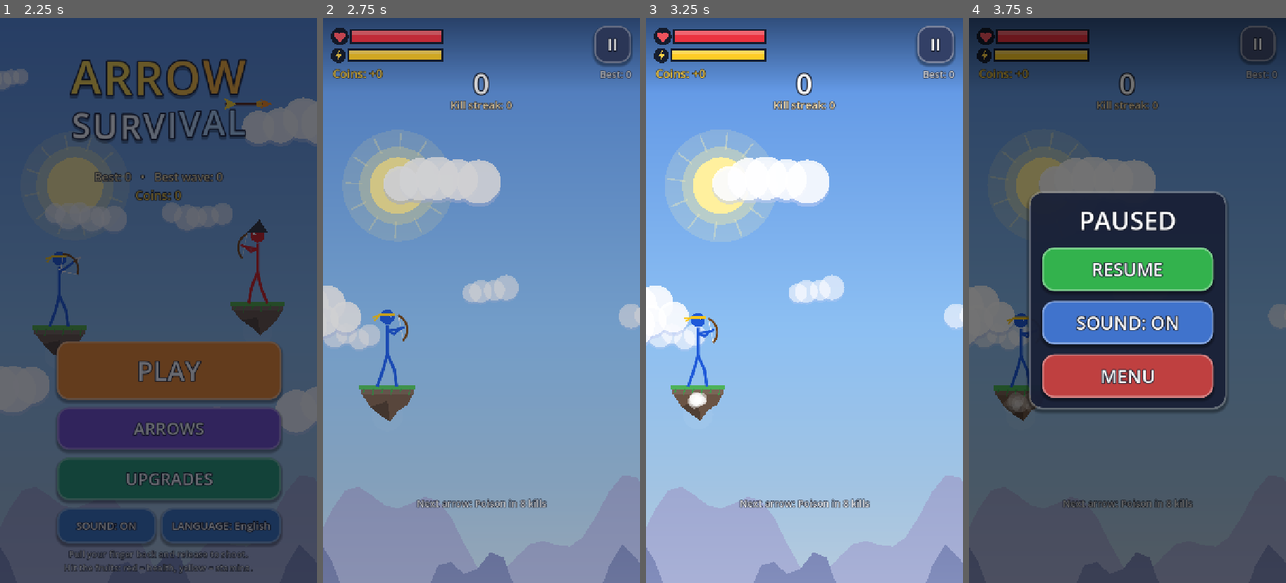
Above: before the commit, frames 1-4 (left to right).
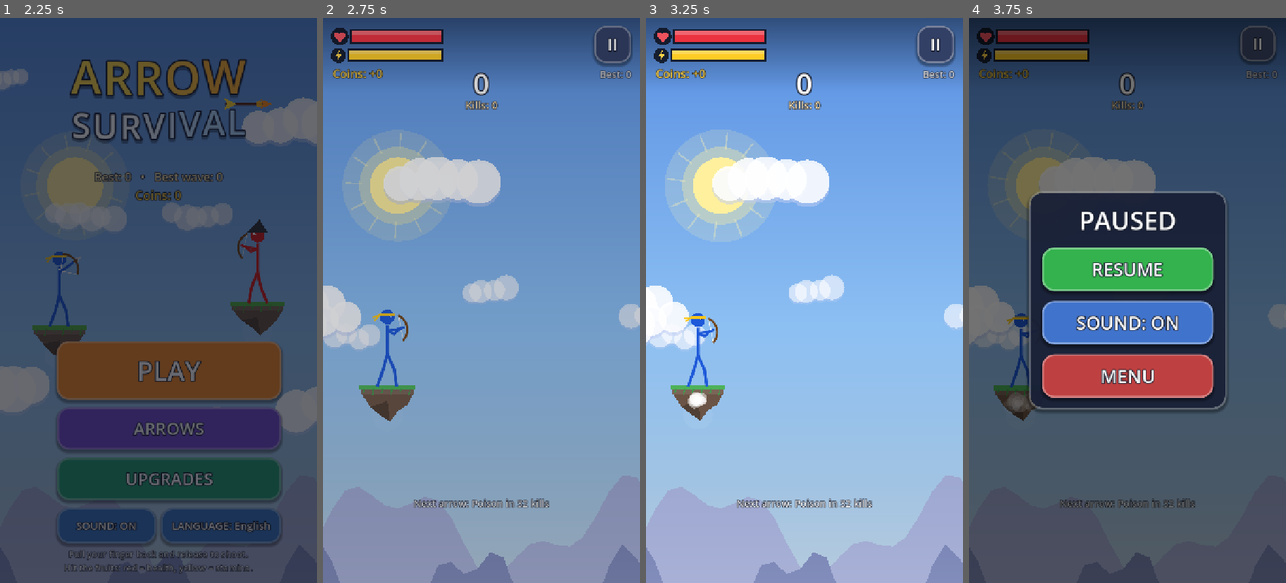
Above: after the commit, the same moments.

Repository: RenanSantosF/Game-Arrow-survival
Game: Godot game, scene res://scenes/menu.tscn
Two runs of this game, one before a commit and one after it. Both use one fixed random seed, a clock stepped at 60 frames per second and the inputs below.
Inputs (mouse positions are in pixels of both pictures, inside the frame that each line leads up to):
- Up to frame 1 (2.25 s): move the mouse to (228, 272) at 0.52 s; click (228, 272) at 0.67 s; click "PLAY" at 1.25 s; click "PLAY" at 2 s
- Up to frame 2 (2.75 s): no input
- Up to frame 3 (3.25 s): click "II" at 2.75 s
- Up to frame 4 (3.75 s): click "II" at 3.5 s

Frame 1 is identical in both runs. In frame 2, 0.7% of the frame differs, in the area x 28-72%, y 14-87%; in frame 3, 0.7%; in frame 4, 0.5%.

Commit message:
Versão 1.0.3: mais difícil, anúncio a cada partida, flechas por abates totais e fechamento sem erro
- Botão voltar no menu: salva e encerra o processo direto no Android
  (o encerramento normal do motor derrubava o app: 'o app parou')
- Dificuldade chega ao máximo na onda 13 (antes 29): inimigos miram melhor,
  atiram mais rápido, têm mais vida e dano; mais inimigos por onda; vida
  inicial 120; menos cura entre ondas e menos frutas
- Intersticial ao fim de toda partida, inclusive saindo pela pausa
- Flechas liberam pela soma de abates de todas as partidas (meta = 4x o
  valor antigo, ex.: Veneno 32); saves antigos recebem o que já alcançaram
- Mais moedas: +2 por inimigo e bônus de onda maior; melhorias pedem ondas
  2/4/6/9/12 (antes 3/6/10/15/20)
- Tela de derrota mostra quantos abates faltam para a próxima flecha
- Notas da versão 1.0.3 (pt/en/es)

Co-Authored-By: Claude Opus 5.5 <noreply@anthropic.com>
Claude-Session: https://claude.ai/code/session_01X9YghdZQbLfJyzDAnjciDu

Diff:
--- a/scripts/autoload/ads.gd
+++ b/scripts/autoload/ads.gd
@@ -1,10 +1,8 @@
 extends Node
 ## Anúncios (Google AdMob) com regras para não incomodar o jogador:
 ##
-## - Nunca há anúncio ao abrir o app, e nenhum anúncio obrigatório na 1ª sessão
-##   (a primeira vez que o jogo é aberto depois de instalado).
-## - Intersticial só entre partidas (ao tocar em "Jogar de novo" ou "Menu"),
-##   no máximo a cada INTERSTITIAL_EVERY partidas e com intervalo mínimo de tempo.
+## - Nunca há anúncio ao abrir o app.
+## - Intersticial ao fim de TODA partida (ao tocar em "Jogar de novo" ou "Menu").
 ## - Anúncio premiado é sempre opcional: o jogador escolhe assistir para ganhar algo
 ##   (continuar de onde parou, dobrar as moedas da partida, moedas grátis no Arsenal).
 ## - Sem banners durante o jogo.
@@ -22,8 +20,8 @@
 const TEST_REWARDED_ID := "ca-app-pub-3940256099942544/5224354917"
 
 const INTERSTITIAL_EVERY := 1          ## Partidas entre intersticiais (1 = toda partida).
-const MIN_SECONDS_BETWEEN := 60.0      ## Intervalo mínimo entre intersticiais.
-const MIN_GAME_SECONDS := 25.0         ## Partidas muito curtas não contam.
+const MIN_SECONDS_BETWEEN := 0.0       ## Sem intervalo mínimo: anúncio em toda partida.
+const MIN_GAME_SECONDS := 0.0          ## Toda partida conta, mesmo curta.
 
 var _enabled := false
 var _interstitial: InterstitialAd = null
@@ -93,7 +91,6 @@
 	var allowed := (
 		_enabled
 		and _interstitial != null
-		and GameData.sessions >= 2
 		and _games_since_ad >= INTERSTITIAL_EVERY
 		and now - _last_ad_time >= MIN_SECONDS_BETWEEN
 	)
--- a/scripts/autoload/game_data.gd
+++ b/scripts/autoload/game_data.gd
@@ -17,7 +17,8 @@
 	"leg": 0.7,
 }
 
-## Flechas disponíveis. "unlock" = abates seguidos (sem morrer) para desbloquear.
+## Flechas disponíveis. "unlock" define a ordem/preço; a flecha libera ao somar
+## arrow_kill_goal() abates no TOTAL (todas as partidas juntas).
 ## "stamina" = custo de um tiro com o arco TOTALMENTE puxado; tiros mais fracos
 ## gastam menos (veja PlayerArcher.shot_cost()).
 const ARROWS := [
@@ -106,7 +107,9 @@
 ## Nível máximo: a flecha vira MESTRE e ganha +10% de dano extra.
 const MASTER_BONUS := 0.1
 ## Melhorias do arqueiro exigem também chegar a certas ondas (por nível).
-const UPGRADE_WAVE_REQ := [0, 3, 6, 10, 15, 20]
+const UPGRADE_WAVE_REQ := [0, 2, 4, 6, 9, 12]
+## Abates totais por ponto de "unlock" da flecha (Veneno 8 -> 32 abates no total).
+const KILLS_PER_UNLOCK := 4
 ## Moedas grátis por anúncio premiado no Arsenal (até FREE_COIN_ADS_PER_DAY por dia).
 const FREE_COIN_REWARD := 40
 const FREE_COIN_ADS_PER_DAY := 3
@@ -210,7 +213,7 @@
 
 
 func player_max_hp() -> float:
-	return 150.0 + 20.0 * upgrade_level("hp")
+	return 120.0 + 20.0 * upgrade_level("hp")
 
 
 func damage_mult() -> float:
@@ -327,7 +330,7 @@
 	add_coins(FREE_COIN_REWARD)
 
 
-## Preço para comprar uma flecha ainda bloqueada (sem precisar dos abates seguidos).
+## Preço para comprar uma flecha ainda bloqueada (sem esperar os abates).
 func arrow_unlock_cost(id: String) -> int:
 	return 40 + int(get_arrow(id)["unlock"]) * 4
 
@@ -425,11 +428,29 @@
 		save_data()
 
 
-## Desbloqueia as flechas cuja meta foi atingida. Retorna as recém-desbloqueadas.
-func check_unlocks(kills_in_a_row: int) -> Array:
+## Abates no total (somando todas as partidas) para liberar a flecha.
+func arrow_kill_goal(def: Dictionary) -> int:
+	return int(def["unlock"]) * KILLS_PER_UNLOCK
+
+
+## Próxima flecha que vai liberar pelos abates (vazio se não há mais).
+func next_unlock() -> Dictionary:
+	for a in ARROWS:
+		if not unlocked.has(a["id"]):
+			return a
+	return {}
+
+
+func kills_to_unlock(def: Dictionary) -> int:
+	return maxi(arrow_kill_goal(def) - total_kills, 1)
+
+
+## Desbloqueia as flechas cuja meta de abates totais foi atingida.
+## Retorna as recém-desbloqueadas.
+func check_unlocks() -> Array:
 	var new_ones: Array = []
 	for a in ARROWS:
-		if kills_in_a_row >= a["unlock"] and not unlocked.has(a["id"]):
+		if total_kills >= arrow_kill_goal(a) and not unlocked.has(a["id"]):
 			unlocked.append(a["id"])
 			# Equipa sozinha se houver espaço livre.
 			equip(a["id"])
@@ -446,6 +467,17 @@
 
 func add_kill() -> void:
 	total_kills += 1
+
+
+## Fecha o app pelo botão voltar. No Android o encerramento normal do motor
+## (get_tree().quit()) derrubava o app e aparecia "o app parou"; aqui salvamos
+## e encerramos o processo direto, sem passar pelo desligamento que travava.
+func quit_game(tree: SceneTree) -> void:
+	save_data()
+	if OS.get_name() == "Android":
+		OS.kill(OS.get_process_id())
+	else:
+		tree.quit()
 
 
 ## Salva o resultado da partida. Retorna true se for um novo recorde.
@@ -535,6 +567,10 @@
 	if not loadout.has("normal"):
 		loadout.push_front("normal")
 	loadout.resize(mini(loadout.size(), arrow_slots))
+	# Libera as flechas que o total de abates já alcançou (regra nova).
+	for a in ARROWS:
+		if total_kills >= arrow_kill_goal(a) and not unlocked.has(a["id"]):
+			unlocked.append(a["id"])
 	if not is_equipped(selected_arrow):
 		selected_arrow = "normal"
 
--- a/scripts/autoload/lang.gd
+++ b/scripts/autoload/lang.gd
@@ -26,15 +26,16 @@
 	"NOVO RECORDE!": "NEW RECORD!",
 	"Recorde: %d": "Best: %d",
 	"Onda %d  •  %s": "Wave %d  •  %s",
-	"Abates seguidos: %d   •   Na cabeça: %d\nTempo: %d:%02d": "Kill streak: %d   •   Headshots: %d\nTime: %d:%02d",
+	"Abates: %d   •   Na cabeça: %d\nTempo: %d:%02d": "Kills: %d   •   Headshots: %d\nTime: %d:%02d",
 	"+%d moedas  (total: %d)": "+%d coins  (total: %d)",
 	"Flecha desbloqueada: %s!": "Arrow unlocked: %s!",
 	"CONTINUAR DE ONDE PAROU\n(ver anúncio)": "CONTINUE WHERE YOU LEFT\n(watch ad)",
 	"DOBRAR MOEDAS: +%d  (ver anúncio)": "DOUBLE COINS: +%d  (watch ad)",
 	"JOGAR DE NOVO": "PLAY AGAIN",
 	# HUD e partida
-	"Abates seguidos: 0": "Kill streak: 0",
-	"Abates seguidos: %d": "Kill streak: %d",
+	"Abates: 0": "Kills: 0",
+	"Abates: %d": "Kills: %d",
+	"Faltam %d abates para a flecha %s!": "%d more kills for the %s arrow!",
 	"Abates: %d   •   Restam: %d": "Kills: %d   •   Left: %d",
 	"Moedas: +%d": "Coins: +%d",
 	"ONDA %d": "WAVE %d",
@@ -112,7 +113,7 @@
 	"Experiência completa!": "Experience complete!",
 	"Experiência %d/%d  PRONTA!": "Experience %d/%d  READY!",
 	"Experiência %d/%d (use nas partidas)": "Experience %d/%d (use it in runs)",
-	"Dano %d   •   Estamina %d\nou libere com %d abates seguidos": "Damage %d   •   Stamina %d\nor unlock with a %d kill streak",
+	"Dano %d   •   Estamina %d\nou libere com %d abates no total": "Damage %d   •   Stamina %d\nor unlock at %d total kills",
 	"Dano %d   •   Estamina %d\nMESTRE: +10%% de dano extra e brilho dourado!": "Damage %d   •   Stamina %d\nMASTER: +10%% extra damage and golden glow!",
 	"Dano %d » %d   •   Estamina %d » %d\nEfeito especial +15%% mais forte": "Damage %d » %d   •   Stamina %d » %d\nSpecial effect +15%% stronger",
 	"BLOQUEADA": "LOCKED",
@@ -197,14 +198,15 @@
 	"NOVO RECORDE!": "¡NUEVO RÉCORD!",
 	"Recorde: %d": "Récord: %d",
 	"Onda %d  •  %s": "Oleada %d  •  %s",
-	"Abates seguidos: %d   •   Na cabeça: %d\nTempo: %d:%02d": "Racha: %d   •   A la cabeza: %d\nTiempo: %d:%02d",
+	"Abates: %d   •   Na cabeça: %d\nTempo: %d:%02d": "Bajas: %d   •   A la cabeza: %d\nTiempo: %d:%02d",
 	"+%d moedas  (total: %d)": "+%d monedas  (total: %d)",
 	"Flecha desbloqueada: %s!": "¡Flecha desbloqueada: %s!",
 	"CONTINUAR DE ONDE PAROU\n(ver anúncio)": "CONTINUAR DONDE QUEDASTE\n(ver anuncio)",
 	"DOBRAR MOEDAS: +%d  (ver anúncio)": "DUPLICAR MONEDAS: +%d  (ver anuncio)",
 	"JOGAR DE NOVO": "JUGAR OTRA VEZ",
-	"Abates seguidos: 0": "Racha: 0",
-	"Abates seguidos: %d": "Racha: %d",
+	"Abates: 0": "Bajas: 0",
+	"Abates: %d": "Bajas: %d",
+	"Faltam %d abates para a flecha %s!": "¡Faltan %d bajas para la flecha %s!",
 	"Abates: %d   •   Restam: %d": "Bajas: %d   •   Quedan: %d",
 	"Moedas: +%d": "Monedas: +%d",
 	"ONDA %d": "OLEADA %d",
@@ -281,7 +283,7 @@
 	"Experiência completa!": "¡Experiencia completa!",
 	"Experiência %d/%d  PRONTA!": "Experiencia %d/%d  ¡LISTA!",
 	"Experiência %d/%d (use nas partidas)": "Experiencia %d/%d (úsala en partidas)",
-	"Dano %d   •   Estamina %d\nou libere com %d abates seguidos": "Daño %d   •   Energía %d\no desbloquéala con una racha de %d",
+	"Dano %d   •   Estamina %d\nou libere com %d abates no total": "Daño %d   •   Energía %d\no desbloquéala con %d bajas en total",
 	"Dano %d   •   Estamina %d\nMESTRE: +10%% de dano extra e brilho dourado!": "Daño %d   •   Energía %d\n¡MAESTRA: +10%% de daño extra y brillo dorado!",
 	"Dano %d » %d   •   Estamina %d » %d\nEfeito especial +15%% mais forte": "Daño %d » %d   •   Energía %d » %d\nEfecto especial +15%% más fuerte",
 	"BLOQUEADA": "BLOQUEADA",
--- a/scripts/game/game.gd
+++ b/scripts/game/game.gd
@@ -24,8 +24,8 @@
 const DEAD_SPOT_TIME := 1.6
 const MAX_ARROWS := 45
 const EXPLOSION_RADIUS := 125.0
-const HEAL_AMOUNT := 40.0
-const STAMINA_AMOUNT := 60.0
+const HEAL_AMOUNT := 30.0
+const STAMINA_AMOUNT := 50.0
 const COMBO_WINDOW := 2.5
 const WAVES_PER_ERA := 5
 ## Estamina recuperada ao acertar um inimigo, por região.
@@ -399,24 +399,25 @@
 	return _wave_in_era() == WAVES_PER_ERA
 
 
-## 0..1: quão difícil está (precisão, velocidade). Chega ao máximo na onda 29.
+## 0..1: quão difícil está (precisão, velocidade). Chega ao máximo na onda 13,
+## para as partidas serem curtas e intensas.
 func _skill() -> float:
-	return clampf((wave - 1) / 28.0, 0.0, 1.0)
-
-
-## Depois do máximo, a vida e o dano continuam subindo devagar (infinito).
+	return clampf((wave - 1) / 12.0, 0.0, 1.0)
+
+
+## Depois do máximo, a vida e o dano continuam subindo (infinito).
 func _overflow() -> float:
-	return 1.0 + maxf(wave - 29, 0) * 0.03
+	return 1.0 + maxf(wave - 13, 0) * 0.06
 
 
 func _max_enemies() -> int:
 	if is_boss_wave():
 		return 2
-	if wave <= 2:
+	if wave <= 1:
 		return 1
-	if wave <= 6:
+	if wave <= 4:
 		return 2
-	if wave <= 14:
+	if wave <= 9:
 		return 3
 	return 4
 
@@ -430,7 +431,7 @@
 		for i in mini(1 + era_index(), 3):
 			_wave_queue.append("normal")
 	else:
-		for i in mini(3 + int(n * 0.6), 12):
+		for i in mini(3 + int(n * 0.8), 12):
 			_wave_queue.append("normal")
 		if _wave_in_era() == 3:
 			_wave_queue.append("captain")
@@ -454,11 +455,11 @@
 func _complete_wave() -> void:
 	_wave_active = false
 	var boss_wave := is_boss_wave()
-	var bonus := 2 + wave / 2 + (10 + era_index() * 5 if boss_wave else 0)
+	var bonus := 3 + wave + (12 + era_index() * 6 if boss_wave else 0)
 	run_coins += bonus
 	_hud.set_coins(run_coins)
 	if is_instance_valid(player) and player.alive:
-		var heal := player.max_hp * (0.35 if boss_wave else 0.12)
+		var heal := player.max_hp * (0.25 if boss_wave else 0.08)
 		player.hp = minf(player.hp + heal, player.max_hp)
 		player.stamina = minf(player.stamina + 30.0, player.max_stamina)
 		Fx.text(player.to_global(Vector2(0, -230)), tr("+%d VIDA") % int(heal), Color(1, 0.45, 0.45), 30, 1.2)
@@ -514,13 +515,13 @@
 
 	var e := EnemyArcher.new()
 	e.rank = kind
-	e.max_hp = (48.0 + minf(wave * 2.6, 84.0)) * over
-	e.aim_time = lerpf(2.4, 1.0, k) * randf_range(0.9, 1.1)
-	e.shot_cooldown = lerpf(2.8, 1.2, k)
-	e.aim_error = lerpf(115.0, 26.0, k)
-	e.arrow_damage = (10.0 + minf(wave * 0.35, 9.0)) * minf(over, 1.6)
+	e.max_hp = (48.0 + minf(wave * 4.0, 90.0)) * over
+	e.aim_time = lerpf(1.9, 0.8, k) * randf_range(0.9, 1.1)
+	e.shot_cooldown = lerpf(2.2, 0.95, k)
+	e.aim_error = lerpf(85.0, 16.0, k)
+	e.arrow_damage = (12.0 + minf(wave * 0.8, 12.0)) * minf(over, 1.8)
 	e.score_value = 10 + era_index() * 5
-	e.coin_value = 1 + era_index() / 2
+	e.coin_value = 2 + era_index() / 2
 	var style: Dictionary = (era["styles"] as Array).pick_random()
 	var shield_hp := 0.0
 	if randf() < float(era["shield_chance"]):
@@ -676,7 +677,7 @@
 		(e.platform as FloatingPlatform).crumble(0.6)
 	_spawn_timer = maxf(_spawn_timer, 1.0)
 
-	for def in GameData.check_unlocks(kills):
+	for def in GameData.check_unlocks():
 		_new_arrows.append(def)
 		if GameData.is_equipped(def["id"]):
 			_hud.show_banner(tr("NOVA FLECHA: %s!") % tr(def["name"]), Color(0.6, 1, 0.5), 2.5)
@@ -783,7 +784,7 @@
 	_fruit_timer -= delta
 	if _fruit_timer <= 0.0:
 		_spawn_fruit()
-		_fruit_timer = randf_range(7.0, 12.0)
+		_fruit_timer = randf_range(10.0, 15.0)
 
 	if is_instance_valid(player):
 		_hud.hp_bar.set_value(player.hp, player.max_hp)
@@ -822,7 +823,7 @@
 		get_tree().paused = false)
 	panel.menu_pressed.connect(func() -> void:
 		_finish_run()
-		UiKit.fade_to_scene(self, "res://scenes/menu.tscn"))
+		Ads.maybe_show_interstitial(func() -> void: UiKit.fade_to_scene(self, "res://scenes/menu.tscn")))
 
 
 func _finish_run() -> bool:
--- a/scripts/menu/arsenal.gd
+++ b/scripts/menu/arsenal.gd
@@ -923,7 +923,7 @@
 	var dmg := GameData.arrow_damage(def)
 	var st := GameData.arrow_stamina(def)
 	if not unlocked:
-		_detail_stats.text = tr("Dano %d   •   Estamina %d\nou libere com %d abates seguidos") % [int(dmg), int(round(st)), def["unlock"]]
+		_detail_stats.text = tr("Dano %d   •   Estamina %d\nou libere com %d abates no total") % [int(dmg), int(round(st)), GameData.arrow_kill_goal(def)]
 		_detail_stats.add_theme_color_override("font_color", Color(1.0, 0.8, 0.5))
 	elif lv >= GameData.ARROW_MAX_LEVEL:
 		_detail_stats.text = tr("Dano %d   •   Estamina %d\nMESTRE: +10%% de dano extra e brilho dourado!") % [int(dmg), int(round(st))]
--- a/scripts/menu/menu.gd
+++ b/scripts/menu/menu.gd
@@ -151,7 +151,7 @@
 
 func _notification(what: int) -> void:
 	if what == NOTIFICATION_WM_GO_BACK_REQUEST:
-		get_tree().quit()
+		GameData.quit_game(get_tree())
 
 
 ## Duelo decorativo: os dois arqueiros trocam tiros (sem dano), usando a
--- a/scripts/ui/game_hud.gd
+++ b/scripts/ui/game_hud.gd
@@ -98,7 +98,7 @@
 	_score_label.pivot_offset = Vector2(120, 40)
 	_root.add_child(_score_label)
 
-	_kills_label = UiKit.make_label(tr("Abates seguidos: 0"), 24, Color(1, 0.9, 0.7), 6)
+	_kills_label = UiKit.make_label(tr("Abates: 0"), 24, Color(1, 0.9, 0.7), 6)
 	UiKit.anchor(_kills_label, Control.PRESET_CENTER_TOP, -200, 180, 200, 214)
 	_root.add_child(_kills_label)
 
@@ -226,18 +226,18 @@
 	if score > GameData.best_score and GameData.best_score > 0:
 		_best_label.text = tr("NOVO RECORDE!")
 		_best_label.add_theme_color_override("font_color", UiKit.GOLD)
-	var next := _next_unlock(kills)
+	var next := GameData.next_unlock()
 	if next.is_empty():
 		_next_label.text = ""
 	else:
-		_next_label.text = tr("Próxima flecha: %s em %d abates") % [tr(next["name"]), int(next["unlock"]) - kills]
+		_next_label.text = tr("Próxima flecha: %s em %d abates") % [tr(next["name"]), GameData.kills_to_unlock(next)]
 
 
 func _refresh_kills_label() -> void:
 	if _wave_left > 0:
 		_kills_label.text = tr("Abates: %d   •   Restam: %d") % [_kills, _wave_left]
 	else:
-		_kills_label.text = tr("Abates seguidos: %d") % _kills
+		_kills_label.text = tr("Abates: %d") % _kills
 
 
 func set_coins(run_coins: int) -> void:
@@ -272,13 +272,6 @@
 	tw.tween_interval(0.8)
 	tw.tween_property(_boss_box, "modulate:a", 0.0, 0.5)
 	tw.tween_callback(func() -> void: _boss_box.visible = false)
-
-
-func _next_unlock(kills: int) -> Dictionary:
-	for def in GameData.ARROWS:
-		if not GameData.is_unlocked(def["id"]) and def["unlock"] > kills:
-			return def
-	return {}
 
 
 func flash_damage() -> void:
--- a/scripts/ui/game_over_panel.gd
+++ b/scripts/ui/game_over_panel.gd
@@ -61,10 +61,13 @@
 		box.add_child(UiKit.make_label(tr("Recorde: %d") % GameData.best_score, 32, UiKit.GOLD, 8))
 
 	box.add_child(UiKit.make_label(tr("Onda %d  •  %s") % [wave, era_name], 30, Color(0.7, 0.9, 1.0), 7))
-	var stats := tr("Abates seguidos: %d   •   Na cabeça: %d\nTempo: %d:%02d") % [kills, headshots, int(seconds) / 60, int(seconds) % 60]
+	var stats := tr("Abates: %d   •   Na cabeça: %d\nTempo: %d:%02d") % [kills, headshots, int(seconds) / 60, int(seconds) % 60]
 	box.add_child(UiKit.make_label(stats, 24, Color(0.85, 0.9, 1.0), 6))
 	_coins_label = UiKit.make_label(tr("+%d moedas  (total: %d)") % [coins, GameData.coins], 28, UiKit.GOLD, 7)
 	box.add_child(_coins_label)
+	var next := GameData.next_unlock()
+	if not next.is_empty():
+		box.add_child(UiKit.make_label(tr("Faltam %d abates para a flecha %s!") % [GameData.kills_to_unlock(next), tr(next["name"])], 22, Color(1, 0.85, 0.45), 6))
 	for def in new_arrows:
 		box.add_child(UiKit.make_label(tr("Flecha desbloqueada: %s!") % tr(def["name"]), 26, Color(0.6, 1, 0.5), 6))
 
Not shown, changed: export_presets.cfg
Not shown, changed: store/notas-da-versao.md
